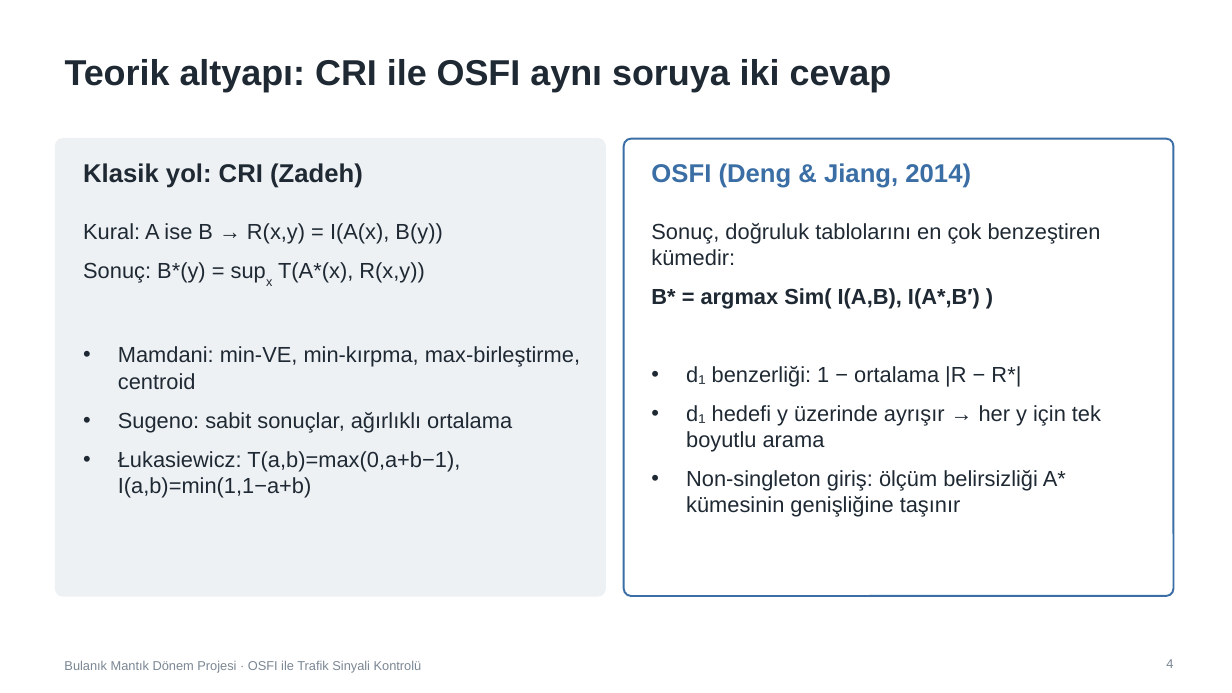
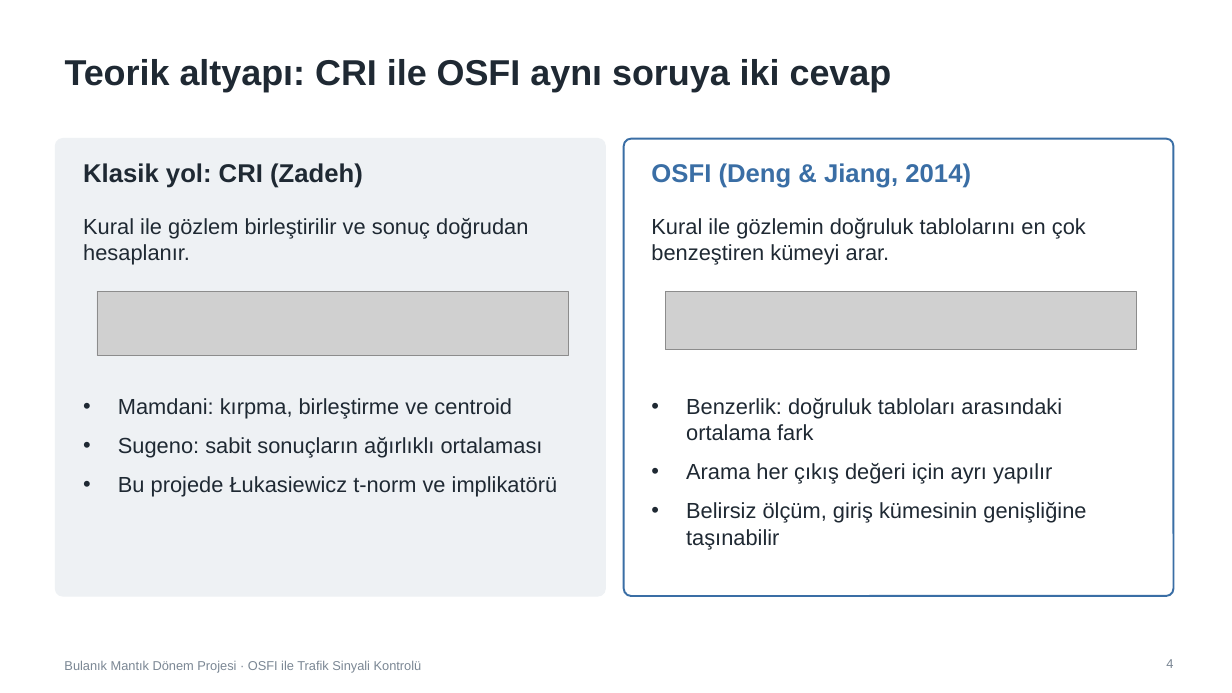
Before and after one commit to iscanliomerfaruk/osfi-traffic-signal-control, a slide deck: slide 4 of presentation/OSFI_Sunum.pptx. Drawn at 1232x693 pixels with LibreOffice and Linux fonts; fonts in the diff are those of the drawing; grey boxes stand for pictures. Boxes give left, top, right and bottom in pixels: in the first picture for what was removed or moved away, otherwise in the second. Text is boxed around its words. In the diff, an @@ line names an element or a change of style, - is before the commit and + after.

```diff
--- a/presentation/OSFI_Sunum.pptx
+++ b/presentation/OSFI_Sunum.pptx
@@ text removed at (83,223,580,498) @@
-Kural: A ise B → R(x,y) = I(A(x), B(y))
-Sonuç: B*(y) = supx T(A*(x), R(x,y))
-• Mamdani: min-VE, min-kırpma, max-birleştirme, centroid
-• Sugeno: sabit sonuçlar, ağırlıklı ortalama
-• Łukasiewicz: T(a,b)=max(0,a+b−1), I(a,b)=min(1,1−a+b)
@@ text added at (83,218,528,265), 17 pt, text #1F2933 @@
+Kural ile gözlem birleştirilir ve sonuç doğrudan hesaplanır.
@@ text removed at (651,223,1101,517) @@
-Sonuç, doğruluk tablolarını en çok benzeştiren kümedir:
-B* = argmax Sim( I(A,B), I(A*,B′) )
-• d₁ benzerliği: 1 − ortalama |R − R*|
-• d₁ hedefi y üzerinde ayrışır → her y için tek boyutlu arama
-• Non-singleton giriş: ölçüm belirsizliği A* kümesinin genişliğine taşınır
@@ text added at (651,218,1086,265), 17 pt, text #1F2933 @@
+Kural ile gözlemin doğruluk tablolarını en çok benzeştiren kümeyi arar.
@@ picture added at (97,291,568,356) @@
@@ picture added at (665,291,1137,350) @@
@@ text added at (118,398,558,497), 17 pt, text #1F2933 @@
+• Mamdani: kırpma, birleştirme ve centroid
+• Sugeno: sabit sonuçların ağırlıklı ortalaması
+• Bu projede Łukasiewicz t-norm ve implikatörü
@@ text added at (686,398,1086,549), 17 pt, text #1F2933 @@
+• Benzerlik: doğruluk tabloları arasındaki ortalama fark
+• Arama her çıkış değeri için ayrı yapılır
+• Belirsiz ölçüm, giriş kümesinin genişliğine taşınabilir
```
Also in this commit, not shown: 6 other slides changed, 1 slide added, 1 slide removed, 1 other file.
